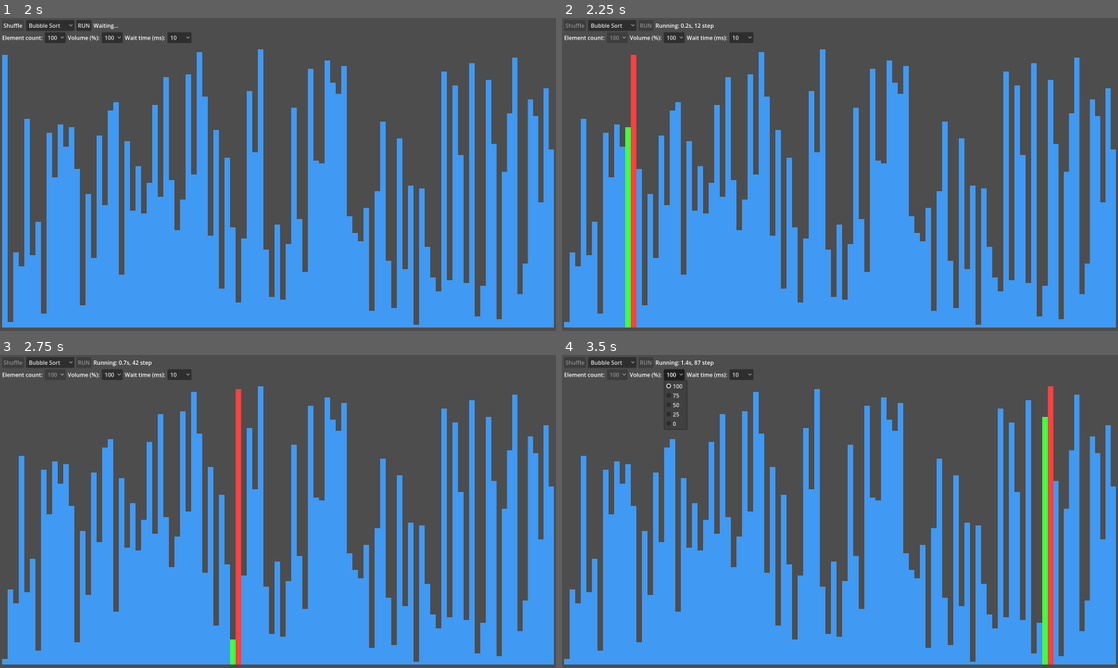
Above: before the commit, frames 1-4 (two rows, left to right).
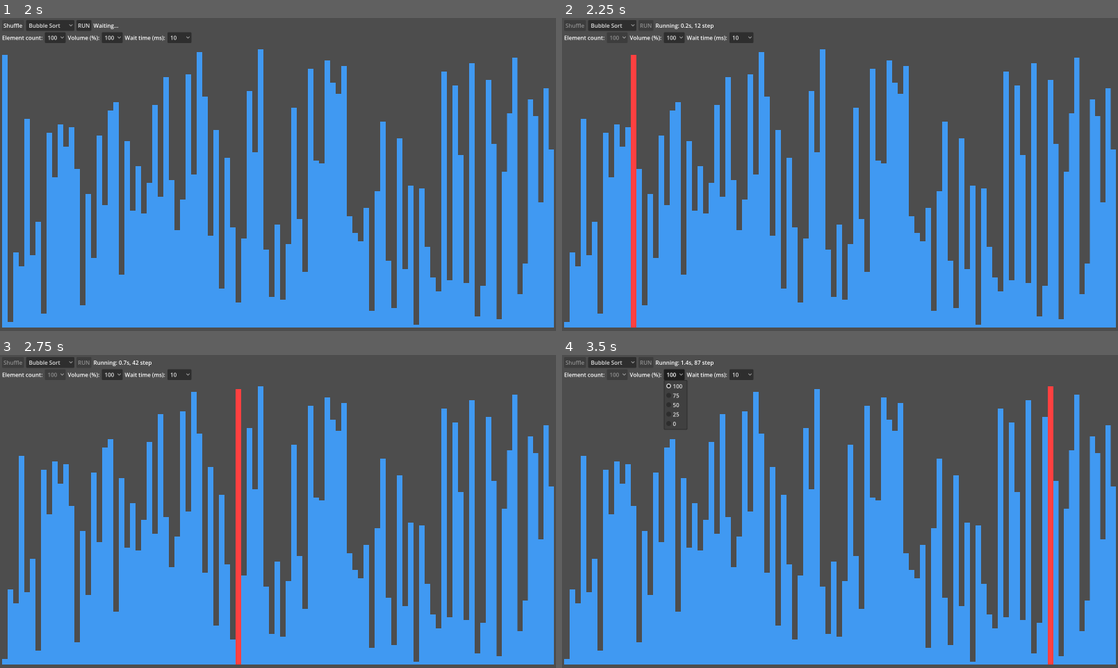
Above: after the commit, the same moments.

Repository: jiro4989/sort_visualizer
Game: Godot game, scene res://src/main.tscn
Two runs of this game, one before a commit and one after it. Both use one fixed random seed, a clock stepped at 60 frames per second and the inputs below.
Inputs:
- Up to frame 1 (2 s): click "Bubble Sort" at 0.5 s; click "Shuffle" at 1.25 s
- Up to frame 2 (2.25 s): click "RUN" at 2 s
- Up to frame 3 (2.75 s): no input
- Up to frame 4 (3.5 s): click "100" at 2.75 s

Frame 1 is identical in both runs. In frame 2, 0.6% of the frame differs, in the area x 11-13%, y 34-99%; in frame 3, less than 0.1%; in frame 4, 0.8%, in the area x 86-88%, y 19-99%.

Commit message:
Revert "feat: bubble_sort で比較した値を緑色で強調するように変更"
This reverts commit a49a0ff3e1bed939d3adf3555b493e66c7d950fa.

Diff:
--- a/src/main.gd
+++ b/src/main.gd
@@ -18,7 +18,6 @@
 const VISUALIZATION_AREA_HEIGHT: int = 900 - BUTTON_HEIGHT * 2 - MARGIN_SIZE * 4
 const BAR_DEFAULT_COLOR: Color = Color(0.25, 0.6, 0.95, 1.0)
 const BAR_SELECTED_COLOR: Color = Color(1.0, 0.25, 0.25, 1.0)
-const BAR_SWAP_BEFORE_COLOR: Color = Color(0.25, 1.0, 0.25, 1.0)
 const SOUND_SAMPLE_RATE: float = 44100.0
 const SOUND_BUFFER_LENGTH: float = 0.2
 const SOUND_DURATION_SEC: float = 0.03
@@ -133,12 +132,9 @@
 ## 指定したインデックスの Panel の背景色を変更する。
 ##
 ## -1 を指定すると全ての Panel の背景色をデフォルトに戻す。
-func highlight_panel(selected_index: int, before_index: int = -1) -> void:
+func highlight_panel(selected_index: int) -> void:
 	for i in range(sort_values.size()):
-		if before_index >= 0 and i == before_index:
-			sort_values[i].apply_panel_style(BAR_SWAP_BEFORE_COLOR)
-		else:
-			sort_values[i].apply_panel_style(BAR_SELECTED_COLOR if i == selected_index else BAR_DEFAULT_COLOR)
+		sort_values[i].apply_panel_style(BAR_SELECTED_COLOR if i == selected_index else BAR_DEFAULT_COLOR)
 	play_sound(selected_index)
 
 func highlight_off() -> void:
@@ -217,7 +213,7 @@
 	for i in sort_values.size() - 1:
 		for j in range(0, sort_values.size() - i - 1):
 			step_count += 1
-			highlight_panel(j+1, j) # j+1 の位置の Panel だけ背景色を赤にする
+			highlight_panel(j+1) # j+1 の位置の Panel だけ背景色を赤にする
 
 			if sort_values[j].get_value() > sort_values[j + 1].get_value():
 				var temp: int = sort_values[j].get_value()
@@ -509,8 +505,8 @@
 	for i in range(temp_values.size()):
 		step_count += 1
 		var value: int = temp_values[i]
+		sort_values[value - 1].set_value(value)
 		highlight_panel(value - 1)
-		sort_values[value - 1].set_value(value)
 		status_label.text = create_status_text(MESSAGE_RUNNING, start_time, step_count)
 		await wait()
 
